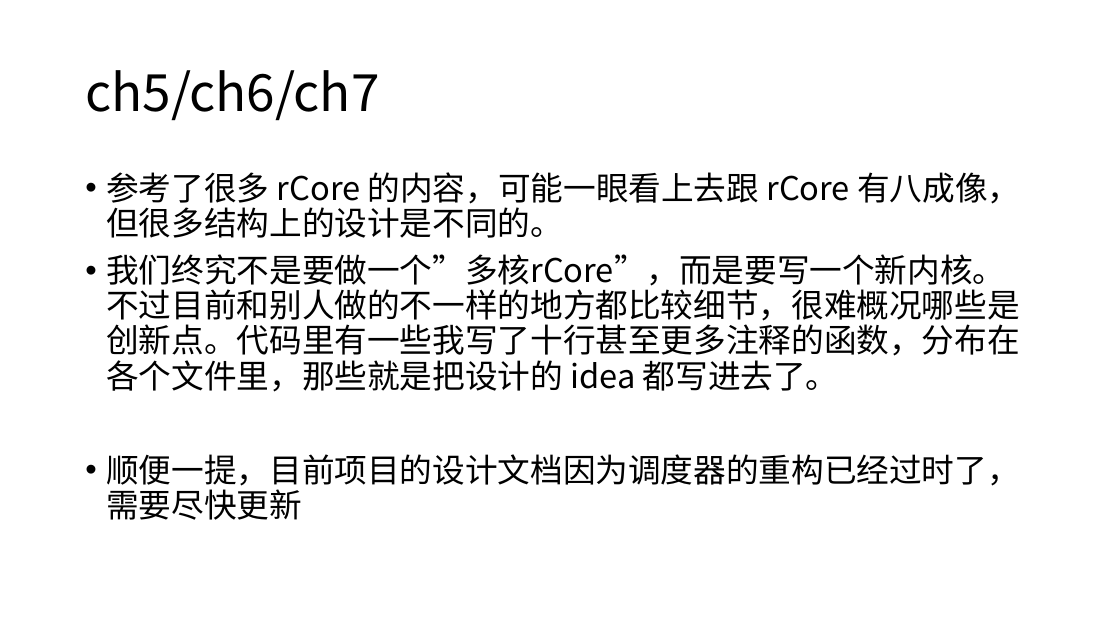
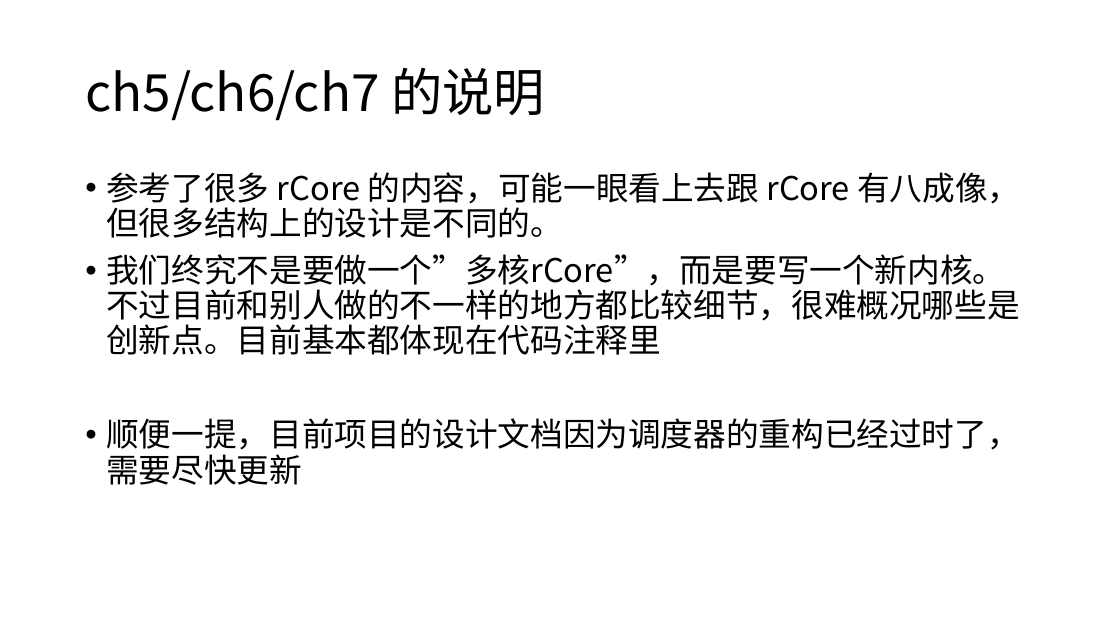
Before and after one commit to scPointer/maturin, a slide deck: slide 11 of repo/0507.pptx (slide 4 before the commit). Drawn at 1120x630 pixels with LibreOffice and Linux fonts; fonts in the diff are those of the drawing. Boxes give left, top, right and bottom in pixels: in the first picture for what was removed or moved away, otherwise in the second. Text is boxed around its words. In the diff, an @@ line names an element or a change of style, - is before the commit and + after.

```diff
--- a/repo/0507.pptx
+++ b/repo/0507.pptx
@@ title at (85,68,545,121): text changed @@
-ch5/ch6/ch7
+ch5/ch6/ch7 的说明
@@ text at (106,254,1019,355): text changed @@
-• 我们终究不是要做一个”多核rCore”，而是要写一个新内核。不过目前和别人做的不一样的地方都比较细节，很难概况哪些是创新点。代码里有一些我写了十行甚至更多注释的函数，分布在各个文件里，那些就是把设计的 idea 都写进去了。
+• 我们终究不是要做一个”多核rCore”，而是要写一个新内核。不过目前和别人做的不一样的地方都比较细节，很难概况哪些是创新点。目前基本都体现在代码注释里
```
Also in this commit, not shown: 4 other slides changed, 9 slides added, 1 other file.
